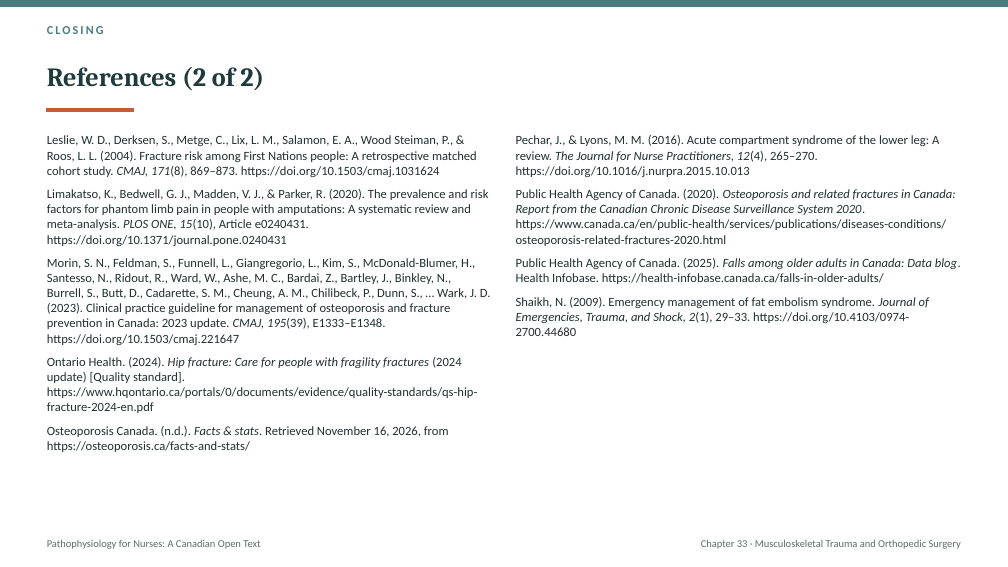
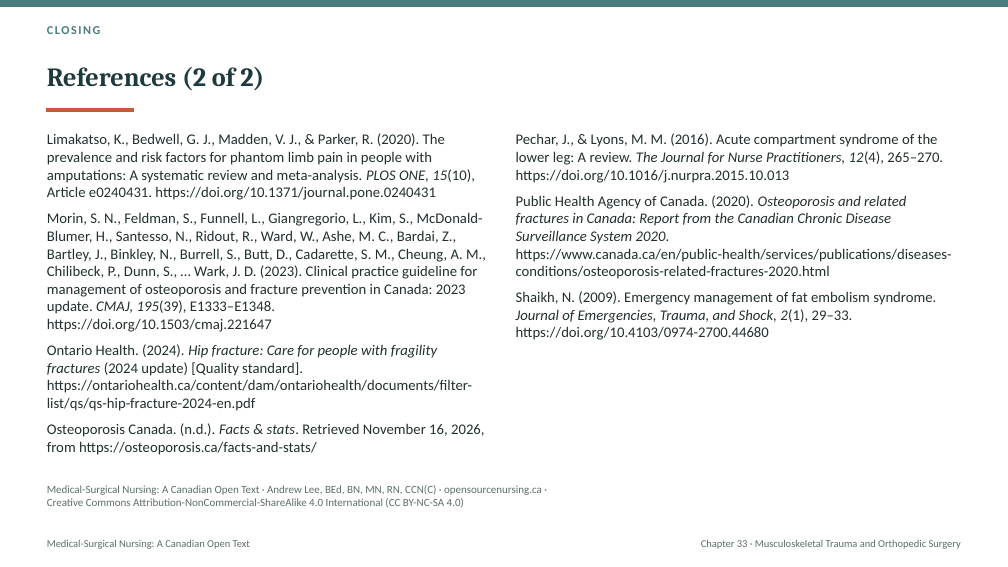
Before and after one commit to andrewleenl/opensourcenursing, a slide deck: slide 49 of Ch33_Musculoskeletal_Trauma_and_Orthopedic_Surgery_Lecture_Presentation.pptx. Drawn at 1008x567 pixels with LibreOffice and Linux fonts; fonts in the diff are those of the drawing. Boxes give left, top, right and bottom in pixels: in the first picture for what was removed or moved away, otherwise in the second. Text is boxed around its words. In the diff, an @@ line names an element or a change of style, - is before the commit and + after.

```diff
--- a/Ch33_Musculoskeletal_Trauma_and_Orthopedic_Surgery_Lecture_Presentation.pptx
+++ b/Ch33_Musculoskeletal_Trauma_and_Orthopedic_Surgery_Lecture_Presentation.pptx
@@ text "CLOSING" at (47,26,100,34): letter spacing 2 to 1.5 pt @@
@@ text at (47,135,477,177): paragraph removed @@
-Leslie, W. D., Derksen, S., Metge, C., Lix, L. M., Salamon, E. A., Wood Steiman, P., & Roos, L. L. (2004). Fracture risk among First Nations people: A retrospective matched cohort study. CMAJ, 171(8), 869–873. https://doi.org/10.1503/cmaj.1031624
@@ text at (47,133,486,455): size 12 to 14 pt in "Limakatso, K., Bedwell, G. J., Madden, V. ...", "Morin, S. N., Feldman, S., Funnell, L., ...", "Osteoporosis Canada. (n.d.). Facts & stats. Retrieved ..."; less space between paragraphs @@
@@ text "Pechar, J., & Lyons, M. ..." at (516,133,952,340): size 12 to 14 pt; less space between paragraphs @@
@@ text at (516,258,961,284): paragraph removed @@
-Public Health Agency of Canada. (2025). Falls among older adults in Canada: Data blog. Health Infobase. https://health-infobase.canada.ca/falls-in-older-adults/
@@ text at (47,344,472,411): text changed; size 12 to 14 pt @@
-Ontario Health. (2024). Hip fracture: Care for people with fragility fractures (2024 update) [Quality standard]. https://www.hqontario.ca/portals/0/documents/evidence/quality-standards/qs-hip-fracture-2024-en.pdf
+Ontario Health. (2024). Hip fracture: Care for people with fragility fractures (2024 update) [Quality standard]. https://ontariohealth.ca/content/dam/ontariohealth/documents/filter-list/qs/qs-hip-fracture-2024-en.pdf
@@ text added at (47,485,542,508), 10.5 pt, text #5E6E6B @@
+Medical-Surgical Nursing: A Canadian Open Text · Andrew Lee, BEd, BN, MN, RN, CCN(C) · opensourcenursing.ca ·
+Creative Commons Attribution-NonCommercial-ShareAlike 4.0 International (CC BY-NC-SA 4.0)
@@ text at (47,539,250,549): text changed @@
-Pathophysiology for Nurses: A Canadian Open Text
+Medical-Surgical Nursing: A Canadian Open Text
```
Also in this commit, not shown: 9 other slides changed, 40 slides added, 40 slides removed, 14 other files.
